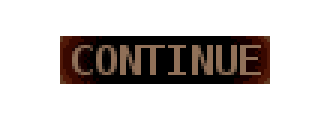
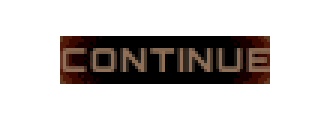
Layer changes from the first 336×129 image to the second:
added layer "CONTINUE #2" above "CONTINUE #1" over [60, 48, 270, 72]
hid "CONTINUE" over [72, 45, 261, 75]
